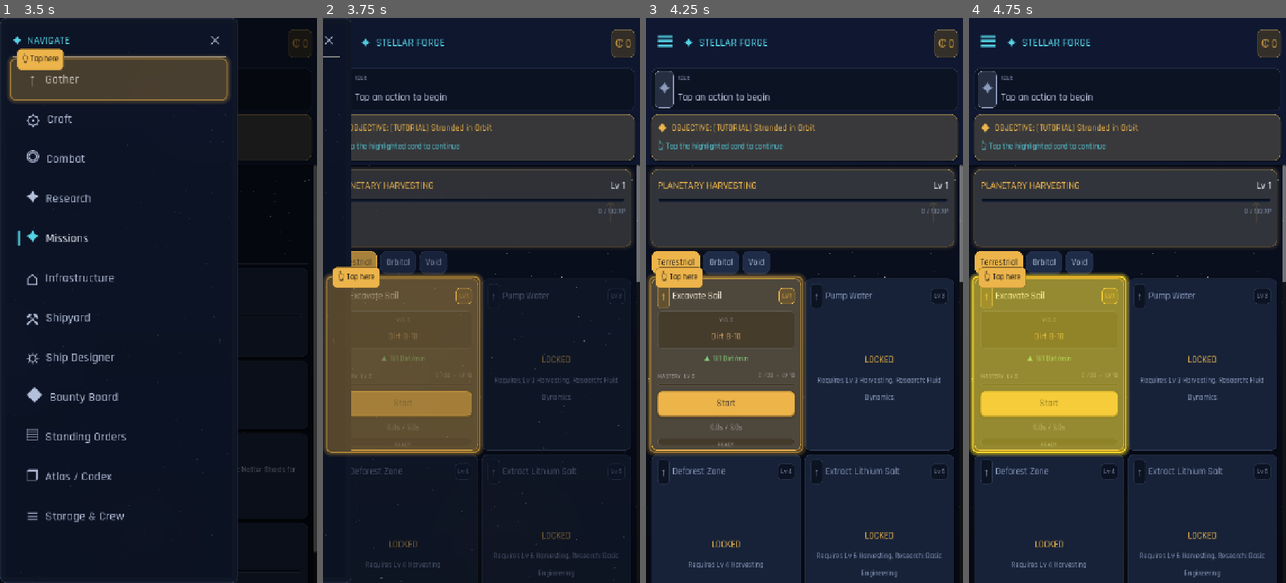
Above: before the commit, frames 1-4 (left to right).
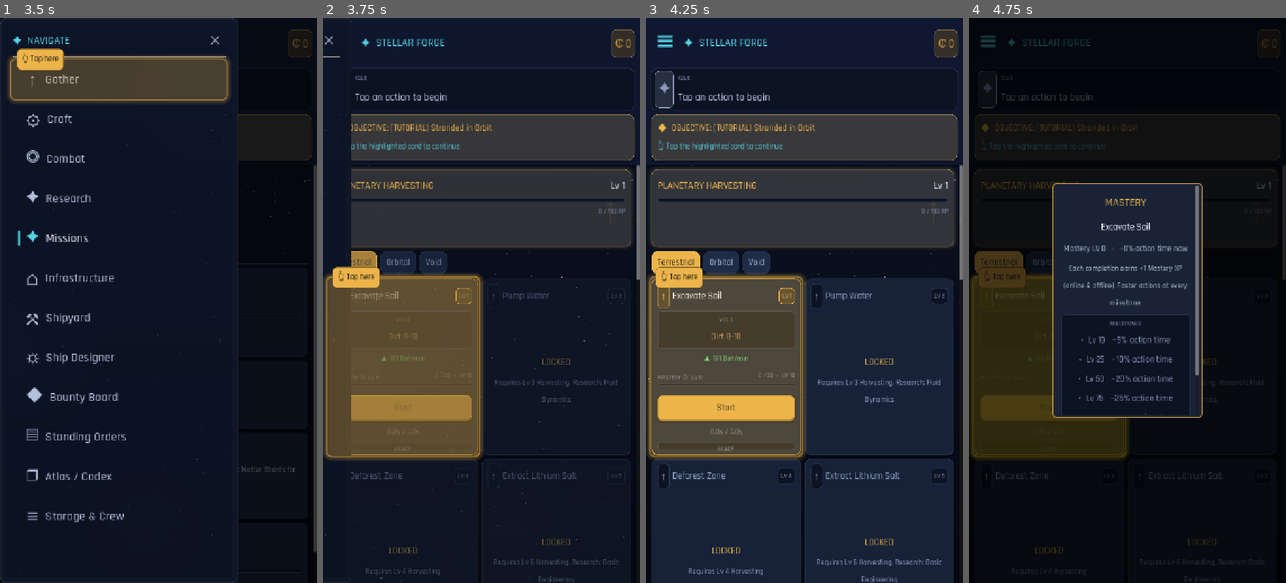
Above: after the commit, the same moments.

Repository: trakyalilter/TestMobileGame
Game: Godot game, scene res://scenes/main.tscn
Two runs of this game, one before a commit and one after it. Both use one fixed random seed, a clock stepped at 60 frames per second and the inputs below.
Inputs (mouse positions are in pixels of both pictures, inside the frame that each line leads up to):
- Up to frame 1 (3.5 s): click "☰" at 0.5 s; click "☰" at 1.25 s; click "✕" at 2 s; click "☰" at 2.75 s
- Up to frame 2 (3.75 s): click (443, 80) at 3.52 s
- Up to frame 3 (4.25 s): no input
- Up to frame 4 (4.75 s): click (1048, 390) at 4.27 s

Frame 1 is identical in both runs. In frame 2, 3.1% of the frame differs, in the area x 0-100%, y 46-100%; in frame 3, 4.5%; in frame 4, 77%, in the area x 0-100%, y 0-100%.

Commit message:
Mastery: tap the row to see the milestone schedule (desktop parity)
The desktop's MASTERY label opens a tooltip listing the per-milestone
speed bonuses; mobile's mastery row was display-only. Make the row
tappable (now captioned 'MASTERY ⓘ') to open a schedule modal listing
every milestone (Lv 10/25/50/75/100) and its action-time reduction
(−5/−10/−20/−25/−30%), with ✓ on the ones already reached plus the
current level and live bonus. Values come straight from the engine
MASTERY constants, so the popup always matches the real bonuses.

https://claude.ai/code/session_01GUAm67mj5mAEoyJTAWupry

Diff:
--- a/scripts/ui/main.gd
+++ b/scripts/ui/main.gd
@@ -4302,6 +4302,13 @@
 	box.add_child(bar)
 	v.add_child(box)
 	_fill_mastery_row(id, left, right, bar)
+	# Tap the row to see the full milestone schedule (desktop's MASTERY tooltip).
+	var tap := Button.new()
+	tap.flat = true
+	tap.focus_mode = Control.FOCUS_NONE
+	tap.set_anchors_and_offsets_preset(Control.PRESET_FULL_RECT)
+	tap.pressed.connect(_open_mastery_schedule.bind(id))
+	box.add_child(tap)
 	if active:
 		_mastery_id = id
 		_mastery_left = left
@@ -4327,15 +4334,43 @@
 	elif level > 0:
 		col = C_DIM
 	if level >= 100:
-		left.text = "MASTERY  LV 100  ✓%s" % suffix
+		left.text = "MASTERY ⓘ  LV 100  ✓%s" % suffix
 		right.text = "LV 100 ✓"
 		bar.value = 100.0
 	else:
-		left.text = "MASTERY  LV %d%s" % [level, suffix]
+		left.text = "MASTERY ⓘ  LV %d%s" % [level, suffix]
 		right.text = "%d / %d  ▸  LV %d" % [in_lvl, needed, next_m]
 		bar.value = pct
 	left.add_theme_color_override("font_color", Color.html(col))
 	right.add_theme_color_override("font_color", Color.html(col))
+
+## Milestone schedule popup (desktop's tappable MASTERY tooltip): lists every
+## mastery milestone and its speed bonus, marking the ones already reached.
+func _open_mastery_schedule(id: String) -> void:
+	_modal("MASTERY", GOLD, _mastery_schedule_body.bind(id))
+
+func _mastery_schedule_body(v: VBoxContainer, _close: Callable, id: String) -> void:
+	var nm := ""
+	if GameData.GATHER.has(id):
+		nm = GameData.GATHER[id].get("name", id)
+	elif GameData.CRAFT.has(id):
+		nm = GameData.CRAFT[id].get("name", id)
+	var level := GameState.mastery_level(id)
+	var cur_bonus := int(round((1.0 - GameState.mastery_dur_mult(id)) * 100.0))
+	_clbl(v, nm, 13, C_TEXT)
+	_clbl(v, "Mastery LV %d   ·   −%d%% action time now" % [level, cur_bonus], 11, GOLD if cur_bonus > 0 else C_DIM)
+	_clbl(v, "Each completion earns +1 Mastery XP (online & offline). Faster actions at every milestone:", 10, C_DIM)
+	var lines := []
+	var ms: Array = GameState.MASTERY_MILESTONES
+	var tbl: Array = GameState.MASTERY_DURATION_BONUS_TABLE
+	for i in ms.size():
+		var m: int = int(ms[i])
+		var red := int(round(float(tbl[i + 1]) * 100.0)) if (i + 1) < tbl.size() else 0
+		var done := level >= m
+		var mark := "✓ " if done else "•  "
+		var col: String = (GOLD if m >= 50 else GREEN) if done else C_MUTED
+		lines.append(_line("%sLv %-3d  −%d%% action time" % [mark, m, red], col))
+	_inset(v, "MILESTONES", lines, GOLD)
 
 func _style_bar(b: ProgressBar, accent: String) -> void:
 	var bg := StyleBoxFlat.new()
